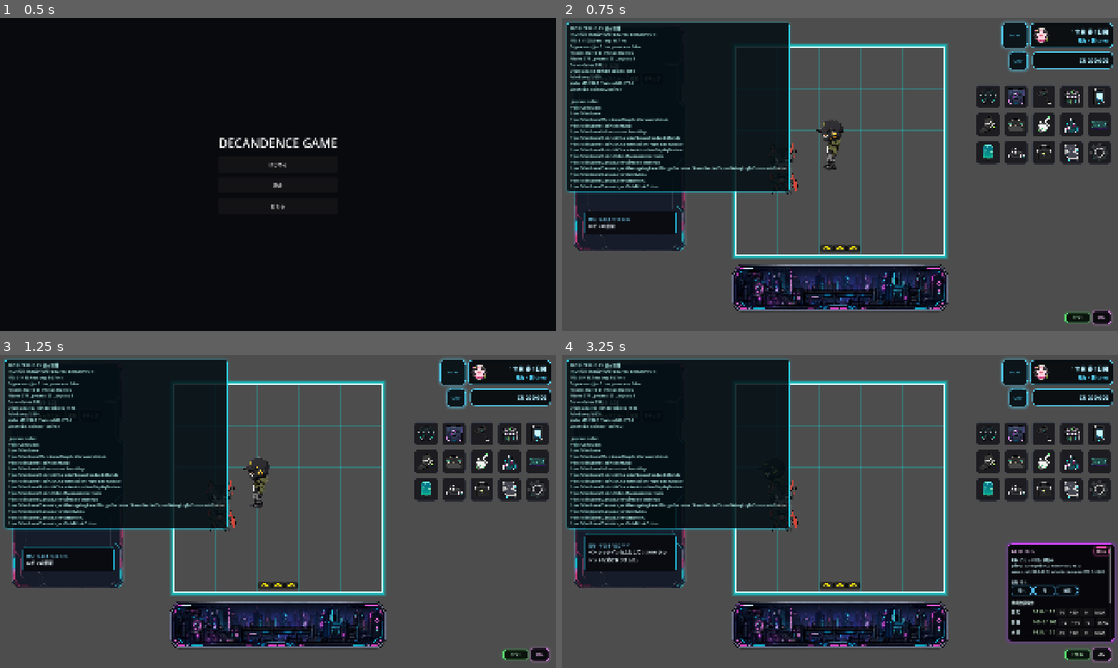
Above: before the commit, frames 1-4 (two rows, left to right).
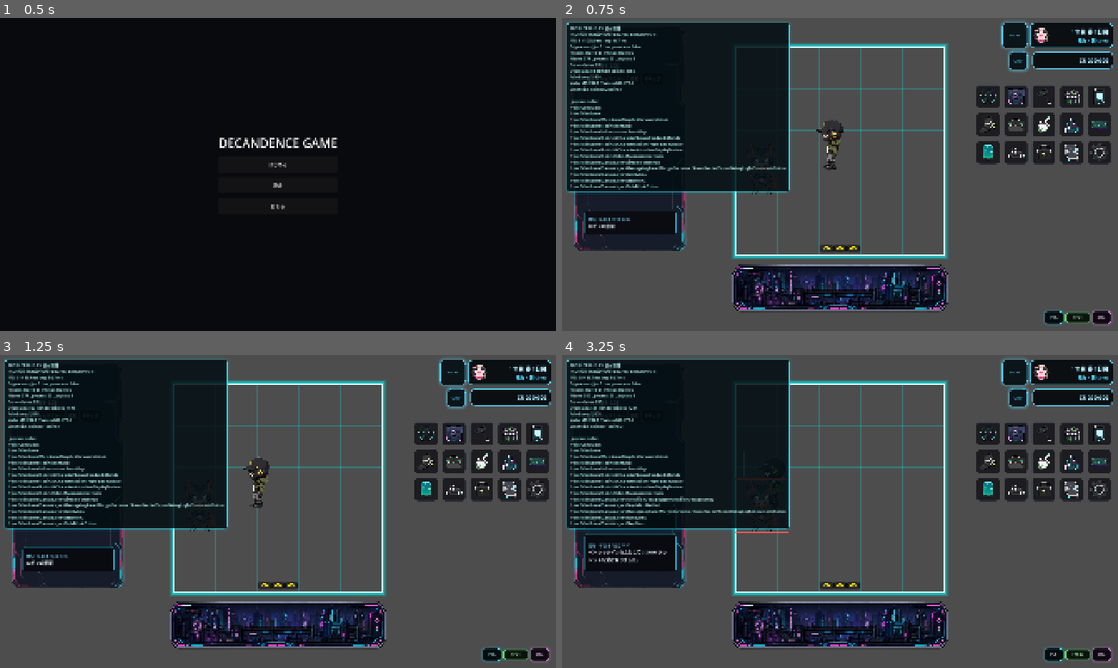
Above: after the commit, the same moments.

Repository: grimoire1089-coder/optimistic
Game: Godot game, scene res://Scenes/Boot/TitleScene.tscn
Same seed, same stepped clock (60 frames per second), same inputs: the game is played once before the commit and once after it. Sound files missing from this copy of the repository are replaced by a short silence.
Inputs:
- Up to frame 1 (0.5 s): no input
- Up to frame 2 (0.75 s): click "はじめる" at 0.5 s
- Up to frame 3 (1.25 s): no input
- Up to frame 4 (3.25 s): click "BGM" at 1.25 s; click "OFF" at 2 s; click "DBG" (after the commit: "POS") at 2.75 s

Frame 1 is identical in both runs. In frame 2, 0.3% of the frame differs, in the area x 4-91%, y 12-98%; in frame 3, 0.3%; in frame 4, 7.2%, in the area x 4-100%, y 12-98%.

Commit message:
Add position debug toggle to main scene

Diff:
--- a/Scenes/Main/MainScene.tscn
+++ b/Scenes/Main/MainScene.tscn
@@ -49,6 +49,7 @@
 [ext_resource type="PackedScene" path="res://Scenes/UI/HUD/ManagementButton.tscn" id="46_management_button"]
 [ext_resource type="PackedScene" path="res://Scenes/UI/City/CityPanel.tscn" id="47_city_panel"]
 [ext_resource type="PackedScene" path="res://Scenes/Characters/Zippy/ZippyActor.tscn" id="48_zippy_actor"]
+[ext_resource type="PackedScene" path="res://Scenes/UI/Debug/AIPositionDebugToggle.tscn" id="49_position_debug_toggle"]
 
 [sub_resource type="Environment" id="Environment_ctt6t"]
 glow_enabled = true
@@ -97,7 +98,7 @@
 click_sfx = ExtResource("4_ctt6t")
 
 [node name="Zippy" parent="." instance=ExtResource("48_zippy_actor")]
-position = Vector2(760, 520)
+position = Vector2(690, 520)
 click_sfx = ExtResource("4_ctt6t")
 
 [node name="CanvasLayer" type="CanvasLayer" parent="." unique_id=295553793]
@@ -126,6 +127,8 @@
 layout_mode = 3
 anchors_preset = 0
 script = ExtResource("25_ai_debug_panel")
+
+[node name="AIPositionDebugToggle" parent="CanvasLayer" instance=ExtResource("49_position_debug_toggle")]
 
 [node name="SimpleProfilerHud" type="Control" parent="CanvasLayer"]
 script = ExtResource("33_profiler_hud")
